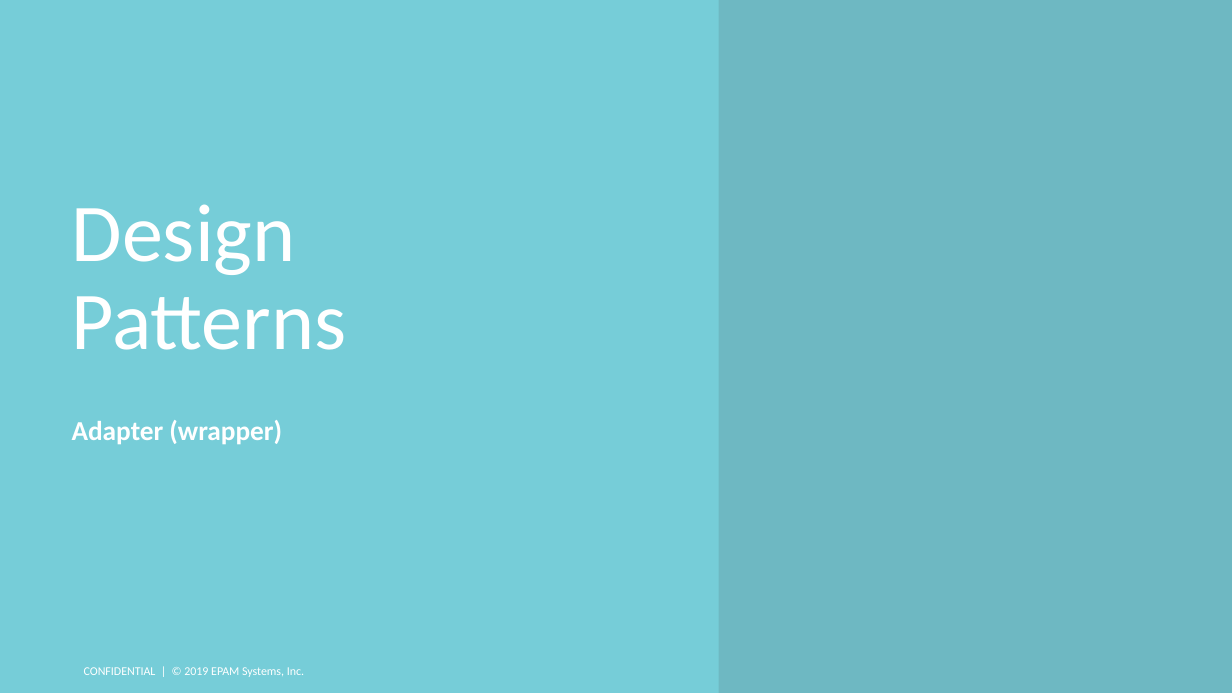
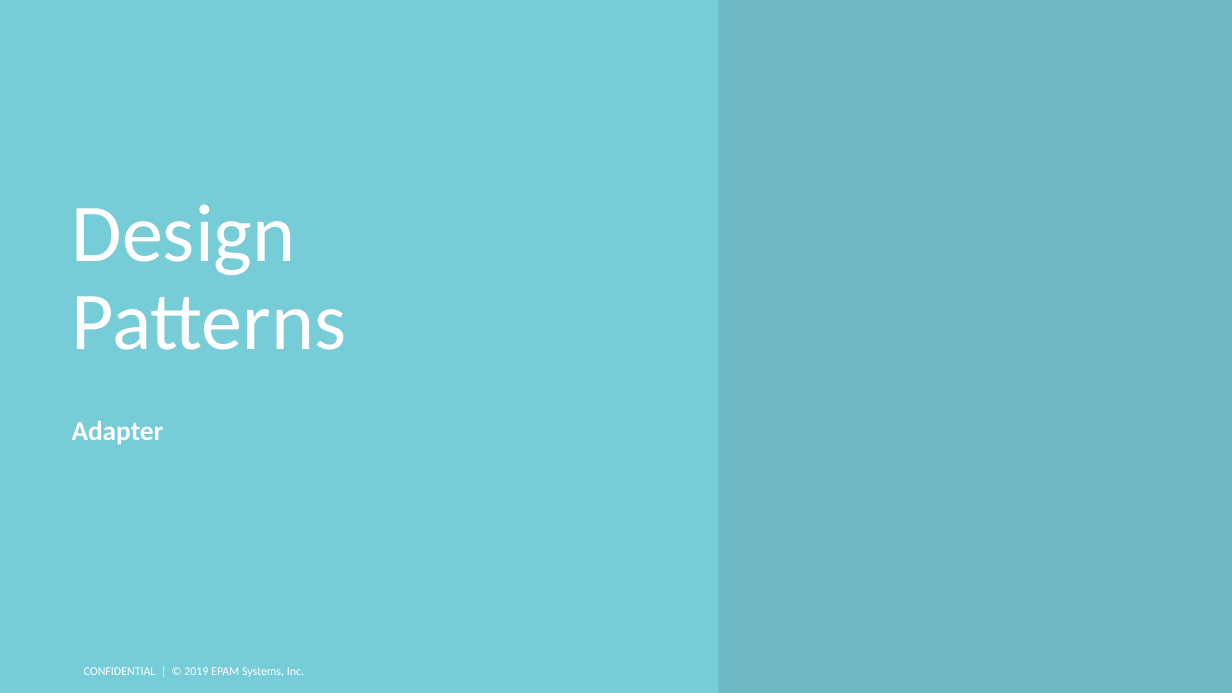
Before and after one commit to DenisPonizovkin/presentations, a slide deck: slide 21 of DesignPatterns.pptx. Drawn at 1232x693 pixels with LibreOffice and Linux fonts; fonts in the diff are those of the drawing; background and template pictures are left out. Boxes give left, top, right and bottom in pixels: in the first picture for what was removed or moved away, otherwise in the second. Text is boxed around its words. In the diff, an @@ line names an element or a change of style, - is before the commit and + after.

```diff
--- a/DesignPatterns.pptx
+++ b/DesignPatterns.pptx
@@ text at (72,421,164,445): text changed @@
-Adapter (wrapper)
+Adapter
```
Also in this commit, not shown: 31 other slides changed.
